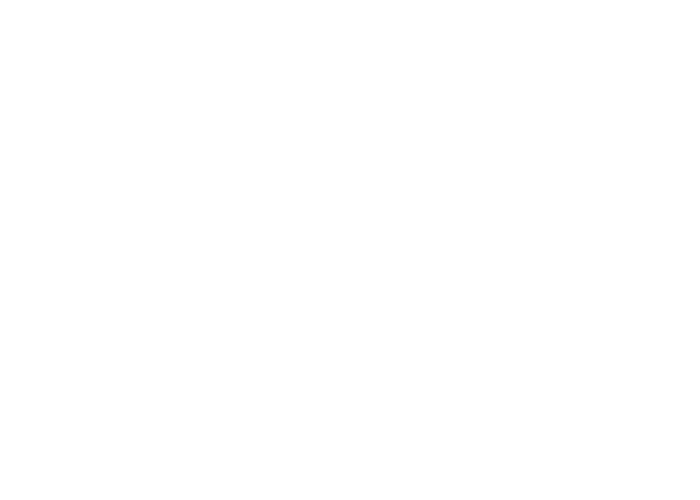
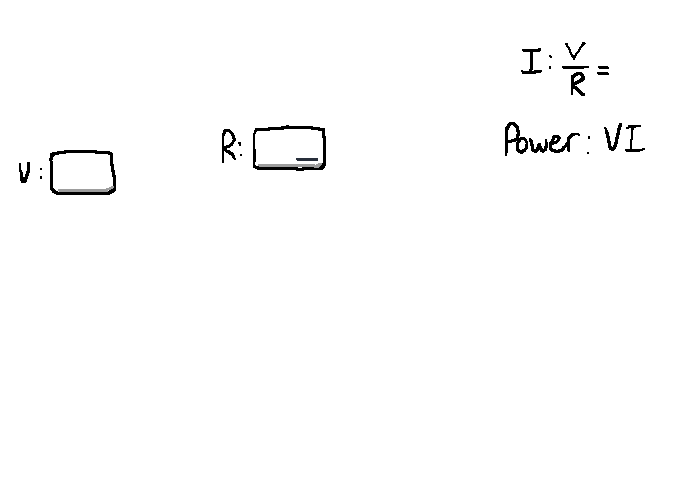
Comparing the layer stacks of the two (700, 500) images. Changes:
added layer "textbox" above "Layer 3" over box(19, 42, 645, 195)
hid "Layer 2" over box(19, 42, 645, 195)
